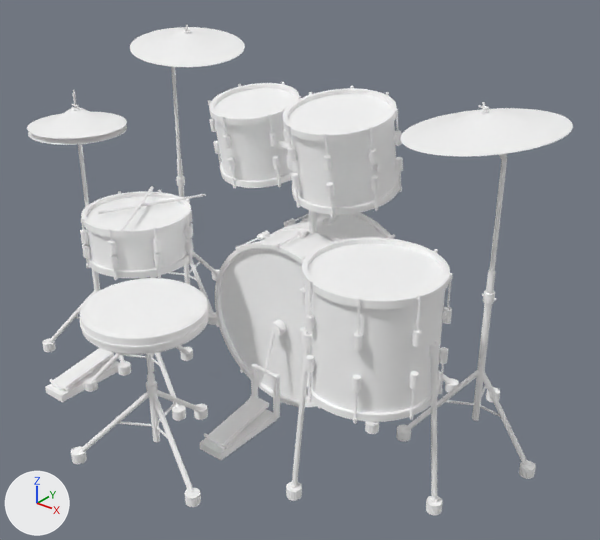
What one commit did to the glTF model game/assets/props/harukiya_drumkit.glb.
Both versions are drawn from a 50 mm camera at (1.85, -1.98, 1.81) aimed at (0.23, 0.04, 0.56). Lighting does not change. The marker at lower left points along +X, +Y and +Z. The picture after the commit comes second. Vertices at exactly the same position are counted once.

The first picture shows 'DrumKit_BassPedal_KitNickel', 'DrumKit_HiHatPedal_KitNickel', 'DrumKit_HiHatUpper_KitBronze', 'DrumKit_StickLeft_KitSticks', 'DrumKit_StickRight_KitSticks', 'DrumKit_static_KitBronze', 'DrumKit_static_KitHide', 'DrumKit_static_KitNickel', 'DrumKit_static_KitRubber', 'DrumKit_static_KitSeat', 'DrumKit_static_KitWalnut' and 2 more.
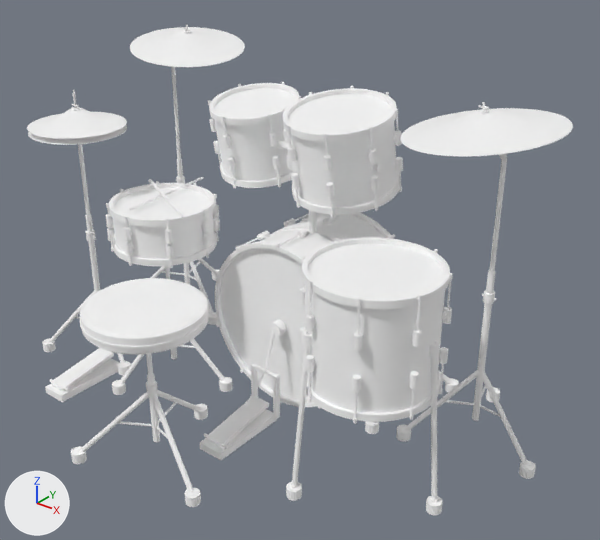
Pixel boxes [x1, y1, x2, y2] of what changed, in the pictures (600 x 540 px; the box of a moved part takes in the faces that stretch with it):
'DrumKit_static_KitHide', reshaped (8% narrower): before [87, 88, 444, 402]; after [114, 88, 444, 402]
'DrumKit_StickLeft_KitSticks', moved: before [98, 194, 206, 214]; after [129, 177, 204, 210]
'DrumKit_StickRight_KitSticks', moved: before [121, 186, 154, 231]; after [149, 179, 183, 217]
part 1 of me_drumkit_static_kithide, moved or reshaped: before [87, 197, 186, 230]; after [114, 188, 210, 219]
part 2 of me_drumkit_static_kitnickel, moved or reshaped: before [86, 223, 187, 271]; after [113, 211, 214, 259]
part 3 of me_drumkit_static_kitnickel, moved or reshaped: before [88, 250, 194, 278]; after [113, 231, 217, 266]
part 4 of me_drumkit_static_kitnickel, moved or reshaped (not visible before): after [107, 228, 115, 241]
part 5 of me_drumkit_static_kitnickel, moved or reshaped: before [82, 243, 90, 258]; after [125, 241, 133, 255]
part 6 of me_drumkit_static_kitnickel, moved or reshaped: before [110, 255, 118, 269]; after [166, 243, 174, 258]
part 7 of me_drumkit_static_kitnickel, moved or reshaped: before [154, 253, 162, 267]; after [203, 233, 210, 247]
part 8 of me_drumkit_static_kitnickel, moved or reshaped: before [186, 239, 193, 253]; after [213, 218, 220, 231]
part 9 of me_drumkit_static_kitnickel, moved or reshaped: before [80, 190, 192, 409]; after [106, 181, 226, 384]
part 10 of me_drumkit_static_kitrubber, moved or reshaped: before [172, 405, 186, 421]; after [219, 377, 232, 392]
part 11 of me_drumkit_static_kitrubber, moved or reshaped: before [84, 377, 98, 392]; after [112, 380, 126, 395]
part 12 of me_drumkit_static_kitrubber, moved or reshaped (not visible afterwards): before [180, 347, 193, 361]

Diff of the bpy script that builds the scene:
```diff
--- a/game/assets/props/harukiya_drumkit.glb.py
+++ b/game/assets/props/harukiya_drumkit.glb.py
@@ me_drumkit_static_kithide @@
-me_drumkit_static_kithide.from_pydata(...)  # 960 vertices, 1880 faces; spans x -0.461..0.861, y -0.396..0.431, z 0.032..1.102
+me_drumkit_static_kithide.from_pydata(...)  # 960 vertices, 1880 faces; spans x -0.461..0.861, y -0.341..0.431, z 0.032..1.102
+# me_drumkit_static_kithide part 1: the loose piece of 96 vertices spanning x -0.461..-0.109, y -0.396..-0.044, z 0.714..0.716 is turned 30 degrees about the z axis through its middle, then moved by (0.0, 0.12, 0.0)
+# other edits to the shape of me_drumkit_static_kithide do not show in these pictures
 me_drumkit_static_kithide.materials.append(mat_kithide)
@@ me_drumkit_static_kitnickel @@
 me_drumkit_static_kitnickel.from_pydata(...)  # 10160 vertices, 18688 faces; spans x -0.88..1.07, y -0.68..0.62, z 0.01..1.24
+# me_drumkit_static_kitnickel part 2: the loose piece of 192 vertices spanning x -0.46..-0.11, y -0.4..-0.04, z 0.57..0.71 is turned 30 degrees about the z axis through its middle, then moved by (0.0, 0.12, 0.0)
+# me_drumkit_static_kitnickel part 3: the loose piece of 192 vertices spanning x -0.47..-0.1, y -0.41..-0.03, z 0.56..0.58 is turned 30 degrees about the z axis through its middle, then moved by (0.0, 0.12, 0.0)
+# me_drumkit_static_kitnickel part 4: the loose piece of 20 vertices spanning x -0.47..-0.45, y -0.3..-0.28, z 0.6..0.64 is moved by (0.06, 0.04, 0.0)
+# me_drumkit_static_kitnickel part 5: the loose piece of 20 vertices spanning x -0.37..-0.35, y -0.41..-0.38, z 0.6..0.64 is moved by (0.1, 0.11, 0.0)
+# me_drumkit_static_kitnickel part 6: the loose piece of 20 vertices spanning x -0.22..-0.2, y -0.41..-0.38, z 0.6..0.64 is moved by (0.08, 0.18, 0.0)
+# me_drumkit_static_kitnickel part 7: the loose piece of 20 vertices spanning x -0.12..-0.1, y -0.3..-0.28, z 0.6..0.64 is moved by (0.01, 0.22, 0.0)
+# me_drumkit_static_kitnickel part 8: the loose piece of 20 vertices spanning x -0.12..-0.1, y -0.16..-0.14, z 0.6..0.64 is moved by (-0.06, 0.2, 0.0)
+# me_drumkit_static_kitnickel part 9: 1364 of the vertices in x -0.49..-0.06, y -0.41..0.02, z 0.02..0.74 are turned 30 degrees about the z axis through their middle, then moved by (-0.01, 0.12, 0.0)
 me_drumkit_static_kitnickel.materials.append(mat_kitnickel)
@@ me_drumkit_static_kitrubber @@
 me_drumkit_static_kitrubber.from_pydata(...)  # 1320 vertices, 2540 faces; spans x -0.9..1.09, y -0.7..0.64, z 0.0..1.22
+# me_drumkit_static_kitrubber part 10: the loose piece of 32 vertices spanning x -0.09..-0.04, y -0.32..-0.27, z 0.0..0.04 is turned 30 degrees about the z axis through its middle, then moved by (0.01, 0.24, 0.0)
+# me_drumkit_static_kitrubber part 11: the loose piece of 32 vertices spanning x -0.49..-0.44, y -0.4..-0.35, z 0.0..0.04 is turned 30 degrees about the z axis through its middle, then moved by (0.1, 0.05, 0.0)
+# me_drumkit_static_kitrubber part 12: the loose piece of 32 vertices spanning x -0.36..-0.31, y -0.01..0.04, z 0.0..0.04 is turned 30 degrees about the z axis through its middle, then moved by (-0.11, 0.07, 0.0)
 me_drumkit_static_kitrubber.materials.append(mat_kitrubber)
@@ ob_drumkit_stickleft_kitsticks @@
 ob_drumkit_stickleft_kitsticks = bpy.data.objects.new('DrumKit_StickLeft_KitSticks', me_drumkit_stickleft_kitsticks)
-ob_drumkit_stickleft_kitsticks.location = (-0.327, -0.23, 0.733)
+ob_drumkit_stickleft_kitsticks.location = (-0.316, -0.129, 0.733)
@@ ob_drumkit_stickright_kitsticks @@
 ob_drumkit_stickright_kitsticks = bpy.data.objects.new('DrumKit_StickRight_KitSticks', me_drumkit_stickright_kitsticks)
-ob_drumkit_stickright_kitsticks.location = (-0.325, -0.143, 0.746)
+ob_drumkit_stickright_kitsticks.location = (-0.358, -0.053, 0.746)
```
